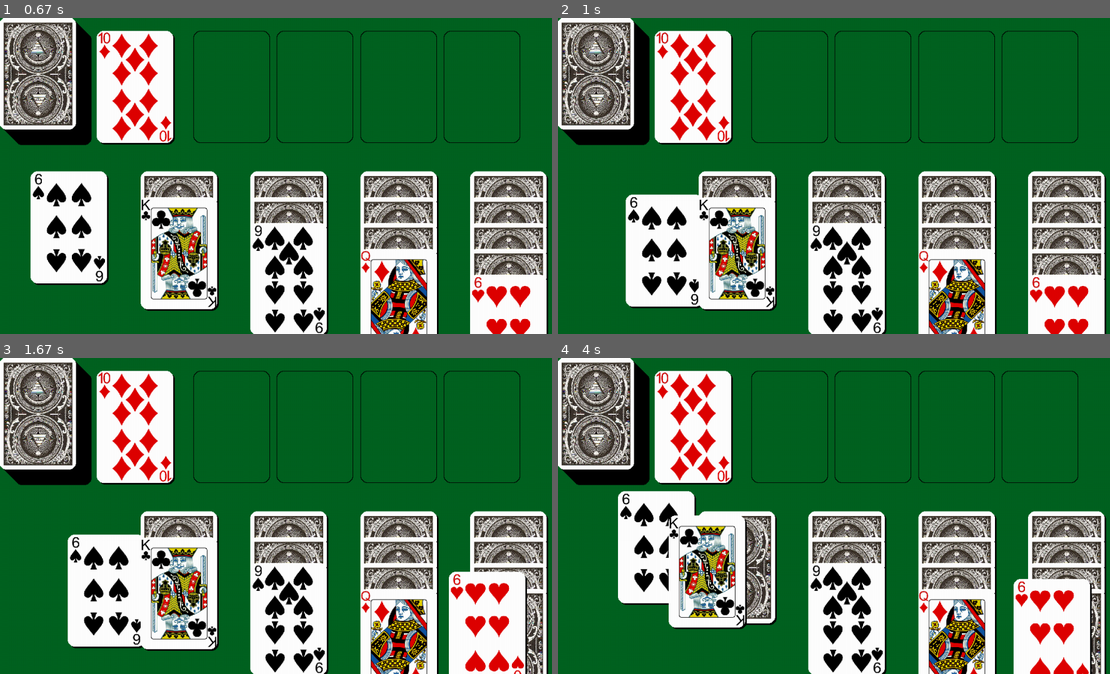
Above: before the commit, frames 1-4 (two rows, left to right).
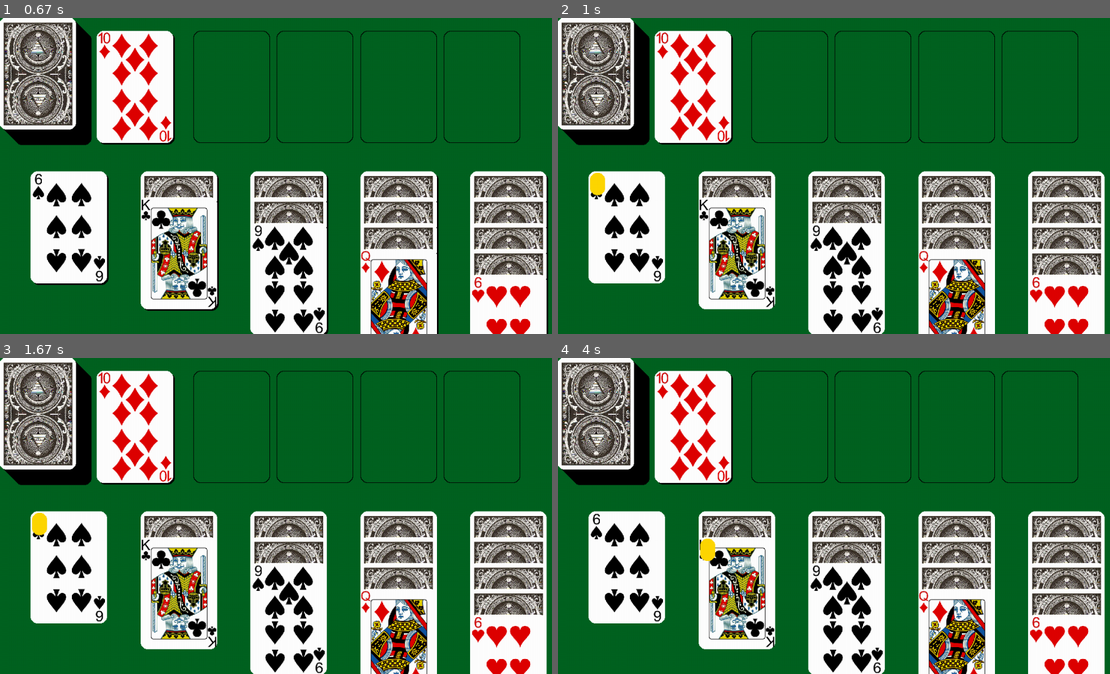
Above: after the commit, the same moments.

Repository: unluckycord/NewPygame
Game: pygame game, started from Main.py
The game is run twice, just before and just after one commit, with the same random seed, the same clock (stepped at 60 frames per second) and the same inputs.
Inputs (mouse positions are in pixels of both pictures, inside the frame that each line leads up to):
- Up to frame 1 (0.67 s): no input
- Up to frame 2 (1 s): click (662, 251) at 0.88 s
- Up to frame 3 (1.67 s): click (485, 626) at 1.22 s; click (77, 506) at 1.55 s
- Up to frame 4 (4 s): click (1049, 636) at 1.88 s; click (657, 547) at 3.05 s; click (707, 569) at 3.95 s

Frame 1 is identical in both runs. In frame 2, 7.4% of the frame differs, in the area x 5-100%, y 48-100%; in frame 3, 11%; in frame 4, 15%, in the area x 5-100%, y 42-100%.

Commit message:
changed move system

Diff:
--- a/Assets.py
+++ b/Assets.py
@@ -3,6 +3,7 @@
 GREEN = (0,99,33)
 WHITE = (255,255,255)
 BLACK = (0,0,0)
+GOLD = (255, 215, 0)
 
 WIDTH, HEIGHT = 1200,800
 #WIDTH, HEIGHT = 1800, 1080
--- a/GameLoop.py
+++ b/GameLoop.py
@@ -39,6 +39,8 @@
     for i in range(len(ListOfCards.listOfActiveCards)):
         ListOfCards.cardStackOject.append(Card.Card(ListOfCards.listOfActiveCards[i], 400,400, None, "DOWN"))
 
+    currentCardTableau = None
+
     while run:
         keysPressed = pygame.key.get_pressed()
         currentTime = time.time()
@@ -67,14 +69,11 @@
         for i in range(len(tabeauCardRectList)):
             for f in range(len(tabeauCardRectList[i])):
                 if mouseInput == (1,0,0) and pygame.Rect.colliderect(tabeauCardRectList[i][f], mouseRect) and ListOfCards.tableauObj[i][f].cardUpOrDown == "UP":
-                    currentCardTableau = tabeauCardRectList[i][f]
-                    ListOfCards.tableauObj[i][f].cardlocationx = mousex-Assets.CARDWIDTH//2
-                    ListOfCards.tableauObj[i][f].cardlocationy = mousey-Assets.CARDHEIGHT//2
-                    currentCardTableau.x = mousex-Assets.CARDWIDTH//2
-                    currentCardTableau.y = mousey-Assets.CARDHEIGHT//2
+                    currentCardTableau = ListOfCards.tableauObj[i][f]
                     grabCheck = True
                 else:
-                    grabCheck = False
-        PaintGame.drawWindow(flipCardCheck,grabCheck, testCard, currentCard,mouseRect,cardLocationRect,stackList)
+                    pass
+                    #grabCheck = False
+        PaintGame.drawWindow(flipCardCheck,grabCheck, testCard, currentCard,mouseRect,cardLocationRect,stackList,currentCardTableau)
         pygame.display.update()
     pygame.quit()
--- a/PaintGame.py
+++ b/PaintGame.py
@@ -23,10 +23,15 @@
         pygame.draw.rect(Assets.WIN, Assets.BLACK, (stackList[i].x,stackList[i].y, Assets.CARDWIDTH,Assets.CARDHEIGHT),width=0, border_radius=13)
         pygame.draw.rect(Assets.WIN, Assets.GREEN, (stackList[i].x+1,stackList[i].y+1, Assets.CARDWIDTH-2,Assets.CARDHEIGHT-2),width=0, border_radius=13)
 
-def drawTableau(grabCheck,mouseRect):
+def drawTableau(grabCheck,currentCardTableau,mouseRect):
     for i in range(len(ListOfCards.tableauObj)):
         for f in range(len(ListOfCards.tableauObj[i])):
-            pygame.draw.rect(Assets.WIN, Assets.BLACK, (ListOfCards.tableauObj[i][f].cardlocationx+(4*Assets.scalingVal),ListOfCards.tableauObj[i][f].cardlocationy+(4*Assets.scalingVal), Assets.CARDWIDTH,Assets.CARDHEIGHT),width=0, border_radius=13)
+            if(grabCheck):
+                pygame.draw.rect(Assets.WIN, Assets.GOLD, (currentCardTableau.cardlocationx+(4*Assets.scalingVal),currentCardTableau.cardlocationy+(4*Assets.scalingVal), Assets.CARDWIDTH*0.2,Assets.CARDHEIGHT*0.2),width=0, border_radius=13)
+            else:
+                #shadow
+                pygame.draw.rect(Assets.WIN, Assets.BLACK, (ListOfCards.tableauObj[i][f].cardlocationx+(4*Assets.scalingVal),ListOfCards.tableauObj[i][f].cardlocationy+(4*Assets.scalingVal), Assets.CARDWIDTH,Assets.CARDHEIGHT),width=0, border_radius=13)
+            #card back
             pygame.draw.rect(Assets.WIN, Assets.WHITE, (ListOfCards.tableauObj[i][f].cardlocationx,ListOfCards.tableauObj[i][f].cardlocationy, Assets.CARDWIDTH,Assets.CARDHEIGHT),width=0, border_radius=13)
             if(f+1 < i):
                 Assets.WIN.blit(Assets.cardback_black, (ListOfCards.tableauObj[i][f].cardlocationx+(9*Assets.scalingVal),ListOfCards.tableauObj[i][f].cardlocationy+(11*Assets.scalingVal)))
@@ -36,7 +41,7 @@
 
 
 
-def drawWindow(flipCardCheck,grabCheck,activeCard,currentCard,mouseRect,cardLocationRect,stackList):
+def drawWindow(flipCardCheck,grabCheck,activeCard,currentCard,mouseRect,cardLocationRect,stackList,currentCardTableau):
     cardloctionx, cardlocationy = 220*Assets.scalingVal,30*Assets.scalingVal
     stackLocationX, stackLocationY = 30*Assets.scalingVal,30*Assets.scalingVal
     #testCard = Card.Card(DealCards.randomRankAndSuit(),cardloctionx,cardlocationy)
@@ -50,4 +55,4 @@
     drawCard(cardLocationRect,activeCard.card)
     drawDeckOfCards(stackLocationX,stackLocationY)
     drawCardStackLocation(stackList)
-    drawTableau(grabCheck,mouseRect)
+    drawTableau(grabCheck,currentCardTableau,mouseRect)
